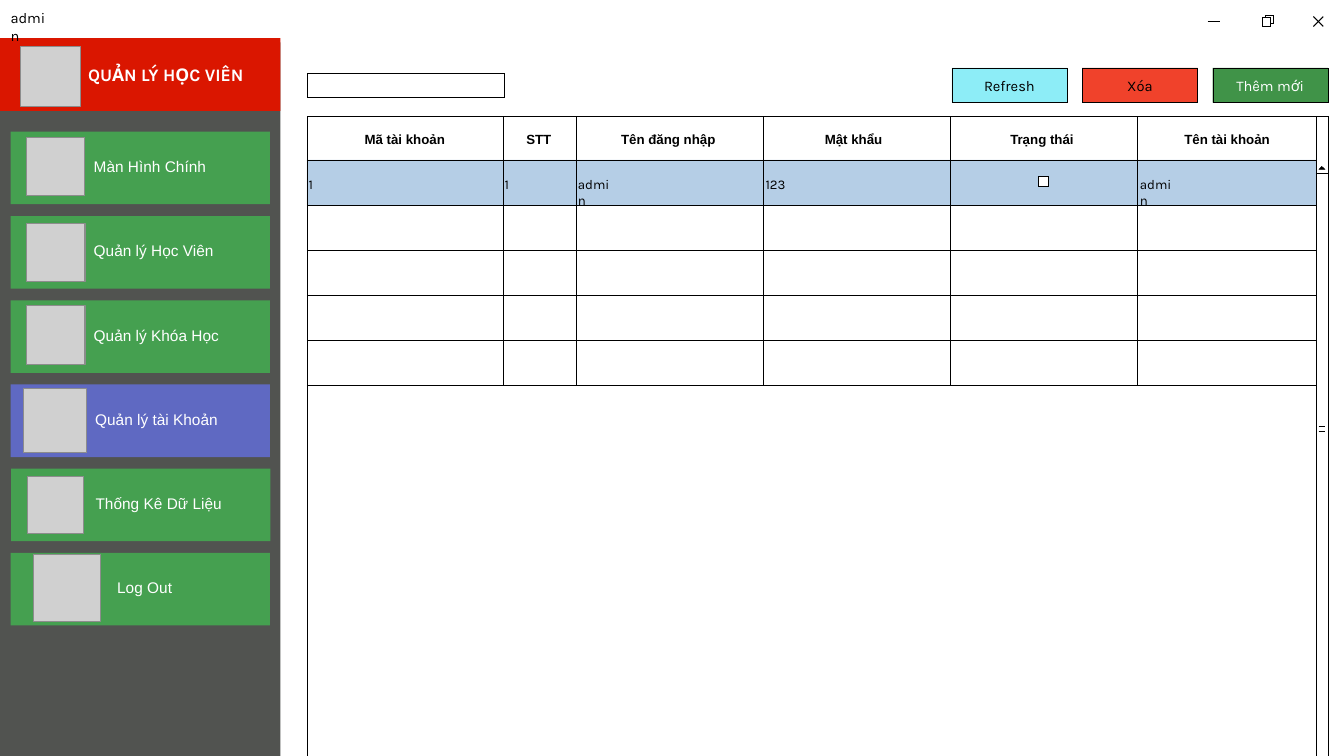
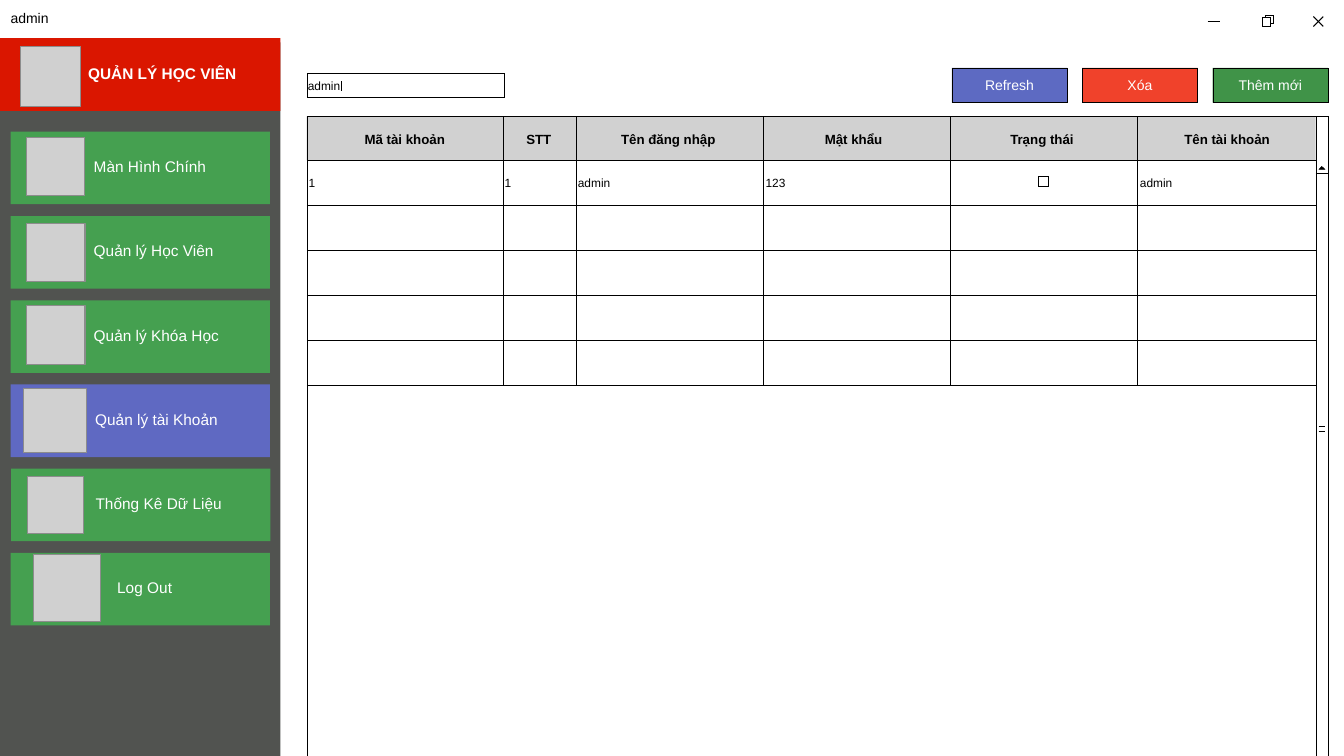
Before and after one commit to nthmaiii/QuanLySinhVien, a slide deck: slide 28 of Thiết kế giao diện.pptx (slide 17 before the commit). Drawn at 1344x756 pixels with LibreOffice and Linux fonts; fonts in the diff are those of the drawing; grey boxes stand for pictures; background and template pictures are left out. Boxes give left, top, right and bottom in pixels: in the first picture for what was removed or moved away, otherwise in the second. Text is boxed around its words. In the diff, an @@ line names an element or a change of style, - is before the commit and + after.

```diff
--- a/Thiết kế giao diện.pptx
+++ b/Thiết kế giao diện.pptx
@@ text "admin" at [11, 13, 49, 23]: size 10.5 to 10 pt, font Karla to Arial @@
@@ text "QUẢN LÝ HỌC VIÊN" at [88, 66, 236, 82]: size 12.5 to 11 pt, font Karla to Arial @@
@@ text added at [308, 81, 340, 90], 8.5 pt, text #000000 @@
+admin
@@ line added from (341, 82) to (341, 91), #000000 0.25 pt @@
@@ rectangle "Refresh" at [952, 68, 1067, 102]: size 10.5 to 10 pt, font Karla to Arial, text colour #000000 to #FFFFFF; fill #8DEDF7 to #5D6AC2 @@
@@ rectangle "Xóa" at [1083, 68, 1198, 102]: size 10.5 to 10 pt, font Karla to Arial, text colour #000000 to #FFFFFF @@
@@ rectangle "Thêm mới" at [1213, 68, 1328, 102]: size 10.5 to 10 pt, font Karla to Arial @@
@@ rectangle: place and size @@
-rectangle at [307, 160, 1316, 206]
+rectangle at [307, 116, 1316, 160]
@@ rectangle at [307, 116, 1316, 160]: fill #B5CEE6 to #D1D1D1 @@
@@ size 9.5 to 8.5 pt, font Karla to Arial in 5 elements at [309, 179, 316, 187], [505, 179, 512, 187], [766, 178, 786, 187], [578, 178, 610, 187], [1140, 178, 1172, 187] @@
```
Also in this commit, not shown: 21 other slides changed, 17 slides added.
